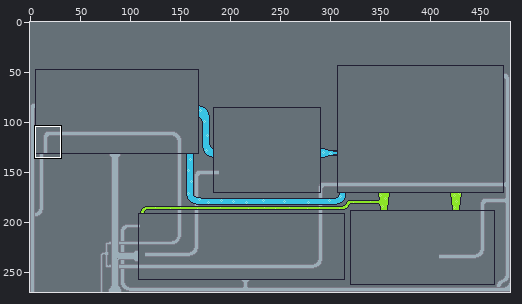
Sprite sheet: Sprites/Erik/Factory.png. Above: a wide view before the commit, with the close-up outlined.
Close-up. Before the edit:
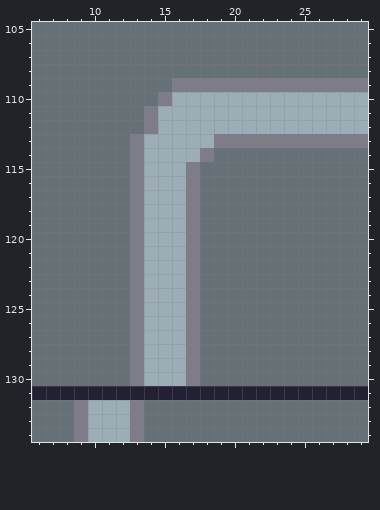
The file is 480x270 pixels. Shown: x 6..29, y 105..134. The commit also changed other parts of the picture, which this record leaves out.
The same view after the edit:
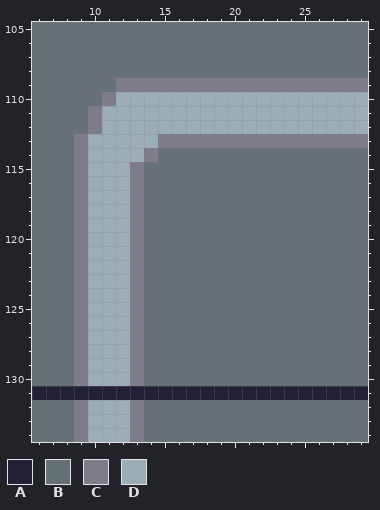
Palette (. is transparent): A #222034  B #657077  C #7d7c88  D #9badb7
The edit:
{"y":109,"x":12,"old":"BBBB","new":"CCCC"}
{"y":110,"x":11,"old":"BBBBC","new":"CDDDD"}
{"y":111,"x":10,"old":"BBBBC","new":"CDDDD"}
{"y":112,"x":10,"old":"BBBBC","new":"CDDDD"}
{"y":113,"x":9,"old":"BBBBC","new":"CDDDD"}
{"y":113,"x":15,"old":"DDDD","new":"CCCC"}
{"y":114,"x":9,"old":"BBBBCDDDDC","new":"CDDDDCBBBB"}
{"y":115,"x":9,"old":"BBBB","new":"CDDD"}
{"y":115,"x":14,"old":"DDDC","new":"BBBB"}
{"y":116,"x":9,"old":"BBBB","new":"CDDD"}
{"y":116,"x":14,"old":"DDDC","new":"BBBB"}
{"y":117,"x":9,"old":"BBBB","new":"CDDD"}
{"y":117,"x":14,"old":"DDDC","new":"BBBB"}
{"y":118,"x":9,"old":"BBBB","new":"CDDD"}
{"y":118,"x":14,"old":"DDDC","new":"BBBB"}
{"y":119,"x":9,"old":"BBBB","new":"CDDD"}
{"y":119,"x":14,"old":"DDDC","new":"BBBB"}
{"y":120,"x":9,"old":"BBBB","new":"CDDD"}
{"y":120,"x":14,"old":"DDDC","new":"BBBB"}
{"y":121,"x":9,"old":"BBBB","new":"CDDD"}
{"y":121,"x":14,"old":"DDDC","new":"BBBB"}
{"y":122,"x":9,"old":"BBBB","new":"CDDD"}
{"y":122,"x":14,"old":"DDDC","new":"BBBB"}
{"y":123,"x":9,"old":"BBBB","new":"CDDD"}
{"y":123,"x":14,"old":"DDDC","new":"BBBB"}
{"y":124,"x":9,"old":"BBBB","new":"CDDD"}
{"y":124,"x":14,"old":"DDDC","new":"BBBB"}
{"y":125,"x":9,"old":"BBBB","new":"CDDD"}
{"y":125,"x":14,"old":"DDDC","new":"BBBB"}
{"y":126,"x":9,"old":"BBBB","new":"CDDD"}
{"y":126,"x":14,"old":"DDDC","new":"BBBB"}
{"y":127,"x":9,"old":"BBBB","new":"CDDD"}
{"y":127,"x":14,"old":"DDDC","new":"BBBB"}
{"y":128,"x":9,"old":"BBBB","new":"CDDD"}
{"y":128,"x":14,"old":"DDDC","new":"BBBB"}
{"y":129,"x":9,"old":"BBBB","new":"CDDD"}
{"y":129,"x":14,"old":"DDDC","new":"BBBB"}
{"y":130,"x":9,"old":"BBBB","new":"CDDD"}
{"y":130,"x":14,"old":"DDDC","new":"BBBB"}
{"label":"changed","picture_box":[74,78,214,386]}
